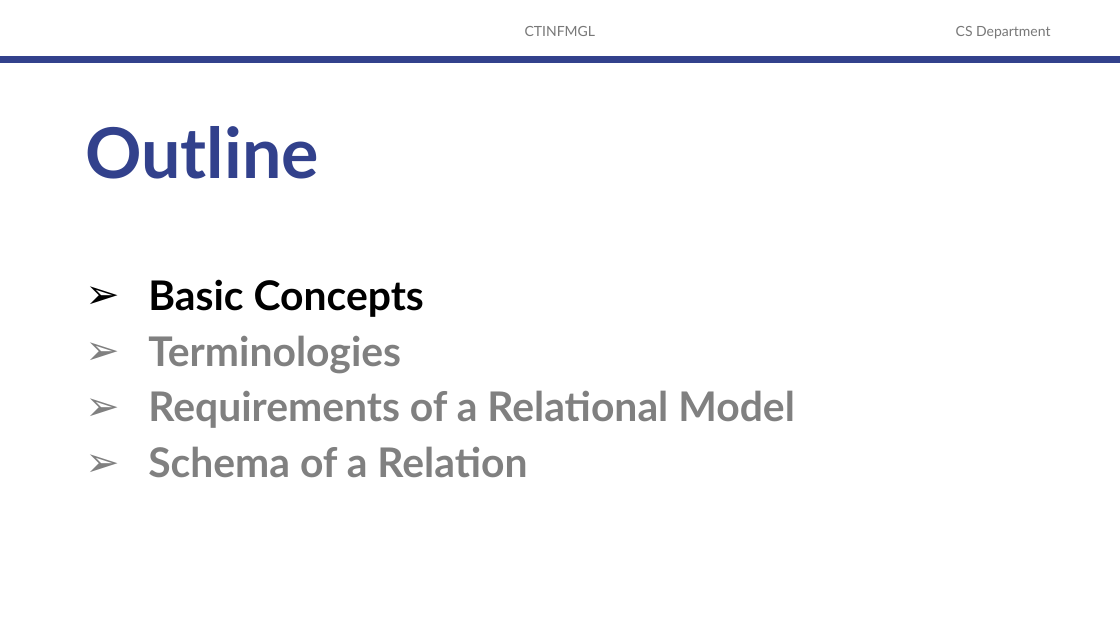
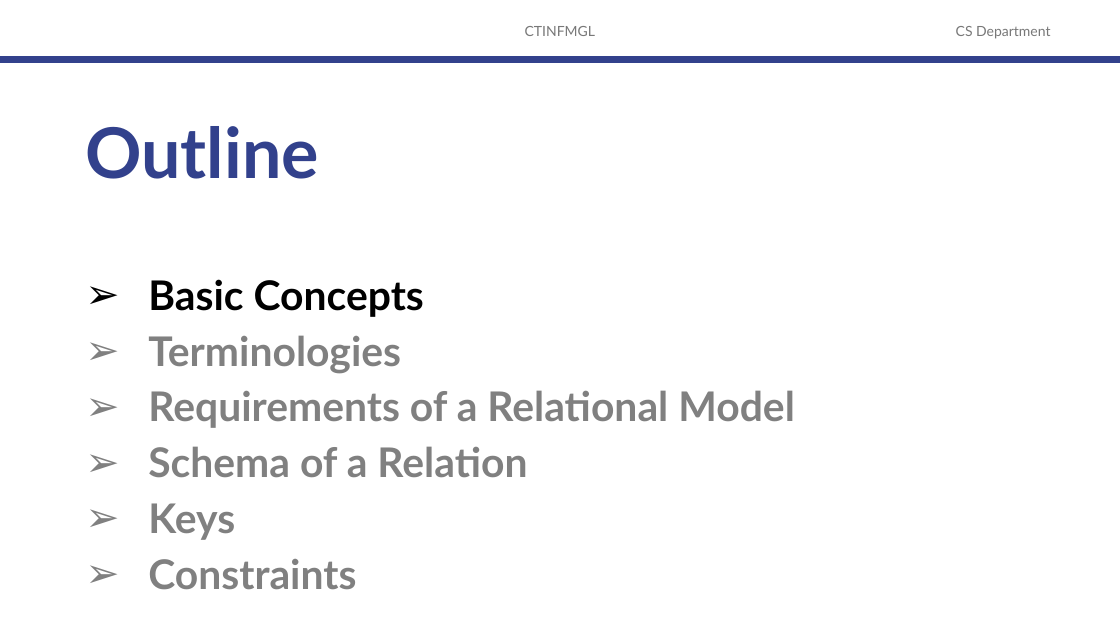
Before and after one commit to robitussin/CTINFMGL, a slide deck: slide 2 of 03 - The Relational Database Model/The Relational Model.pptx. Drawn at 1120x630 pixels with LibreOffice and Linux fonts; fonts in the diff are those of the drawing; background and template pictures are left out. Boxes give left, top, right and bottom in pixels: in the first picture for what was removed or moved away, otherwise in the second. Text is boxed around its words. In the diff, an @@ line names an element or a change of style, - is before the commit and + after.

```diff
--- a/03 - The Relational Database Model/The Relational Model.pptx
+++ b/03 - The Relational Database Model/The Relational Model.pptx
@@ text at (148,503,356,589): paragraphs added @@
+➢ Keys
+➢ Constraints
```
Also in this commit, not shown: 4 other slides changed, 14 slides added.
